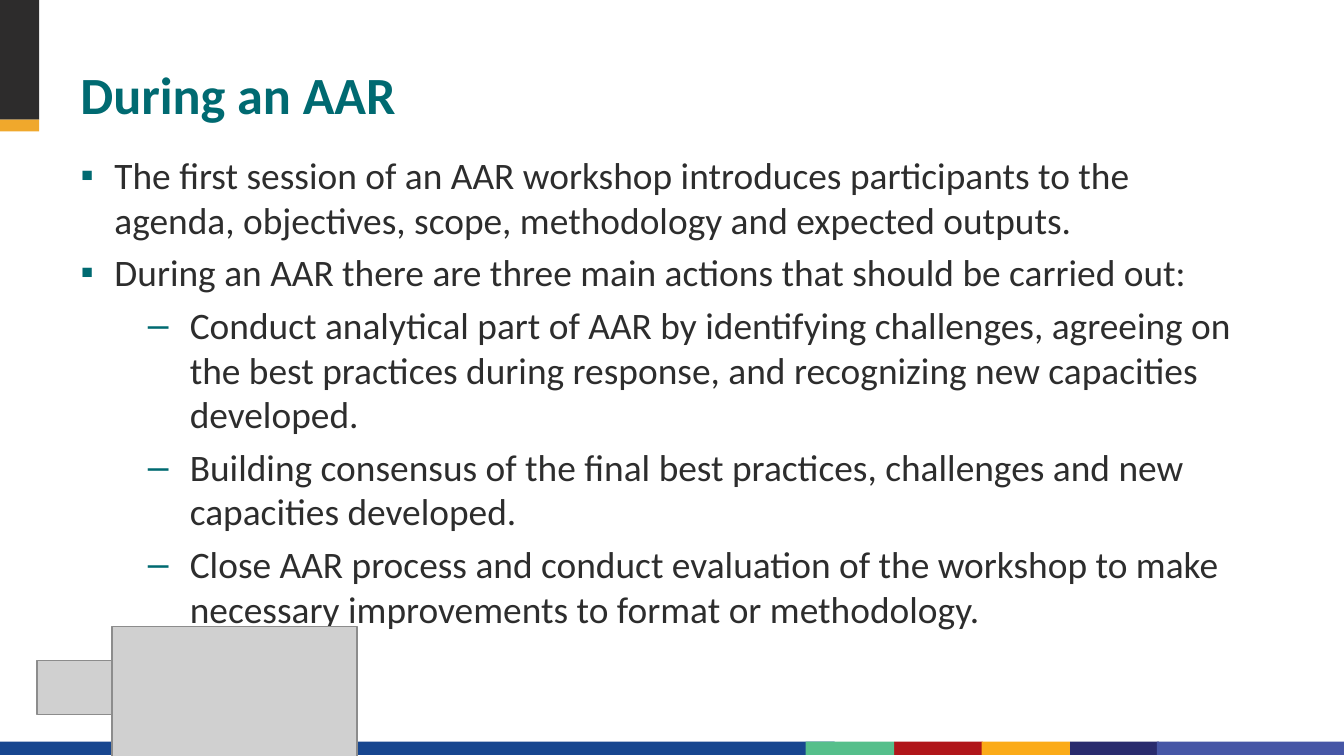
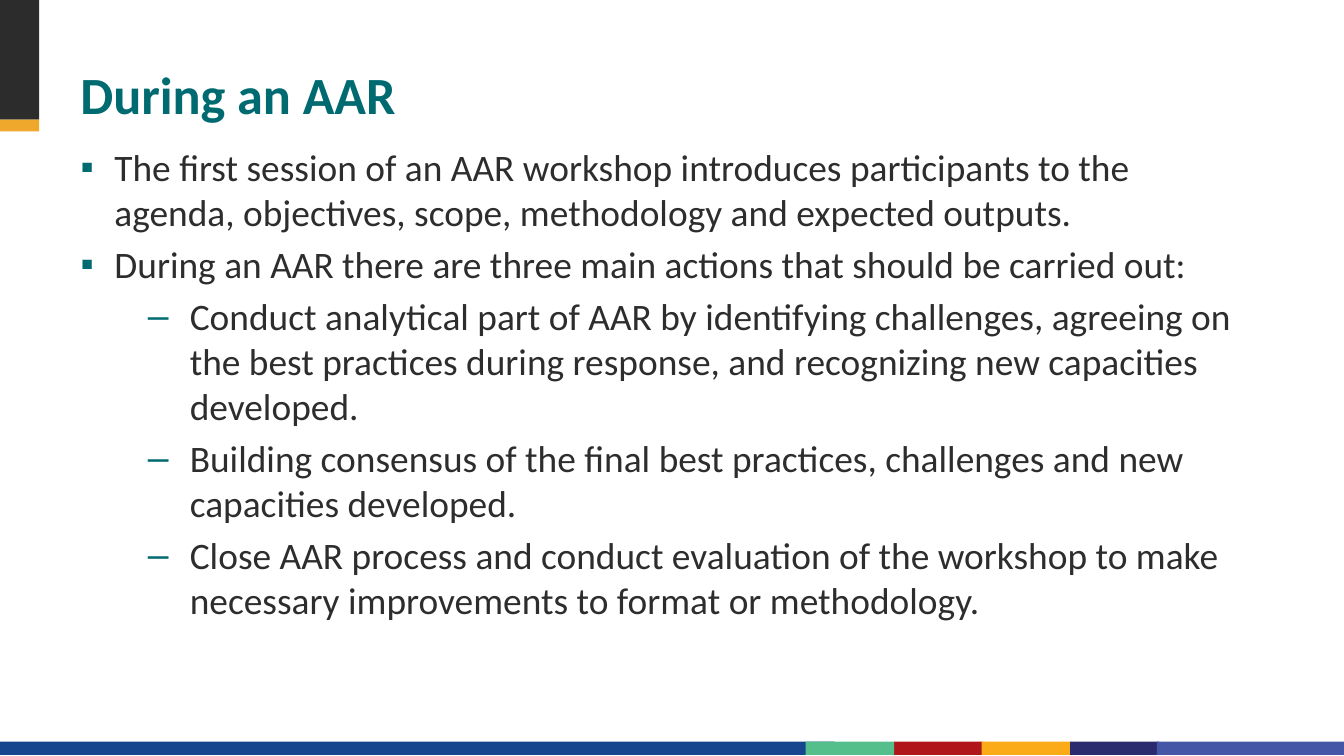
Before and after one commit to talus-analytics-bus/cdc-eoc, a slide deck: slide 39 of src/assets/documents/EOC Development Tool/7 - How do we keep the EOC prepared/prepare-7-2020-eoc-preparedness-planning-training-aar.pptx. Drawn at 1344x756 pixels with LibreOffice and Linux fonts; fonts in the diff are those of the drawing; grey boxes stand for pictures; background and template pictures are left out. Boxes give left, top, right and bottom in pixels: in the first picture for what was removed or moved away, otherwise in the second. Text is boxed around its words. In the diff, an @@ line names an element or a change of style, - is before the commit and + after.

```diff
--- a/src/assets/documents/EOC Development Tool/7 - How do we keep the EOC prepared/prepare-7-2020-eoc-preparedness-planning-training-aar.pptx
+++ b/src/assets/documents/EOC Development Tool/7 - How do we keep the EOC prepared/prepare-7-2020-eoc-preparedness-planning-training-aar.pptx
@@ text "The first session of an ..." rewrapped from (114, 163, 1230, 633) to (114, 155, 1230, 621) @@
@@ picture removed at (112, 626, 356, 756) @@
@@ rectangle removed at (0, 653, 224, 735) @@
@@ rectangle removed at (134, 652, 359, 724) @@
@@ picture removed at (36, 660, 112, 714) @@
```
Also in this commit, not shown: 41 other slides changed, 1 slide added, 1 slide removed, 4 other files.
